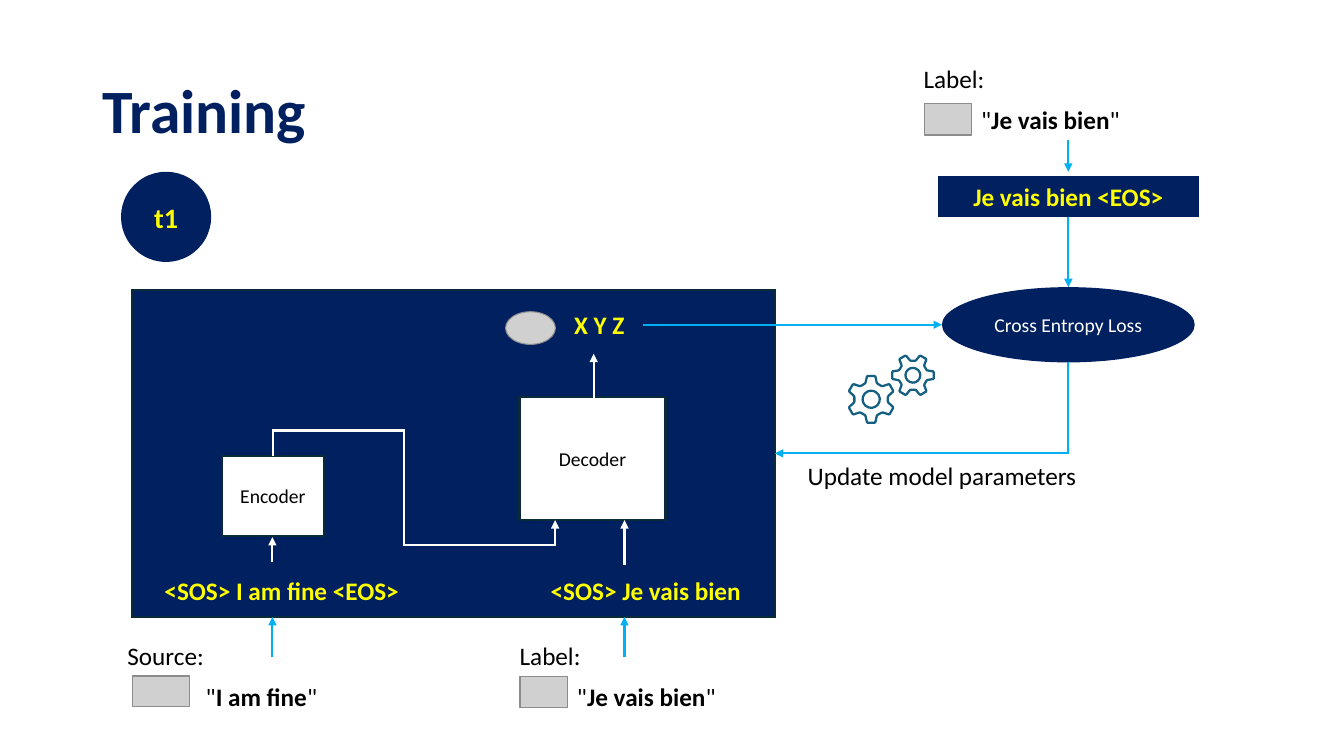
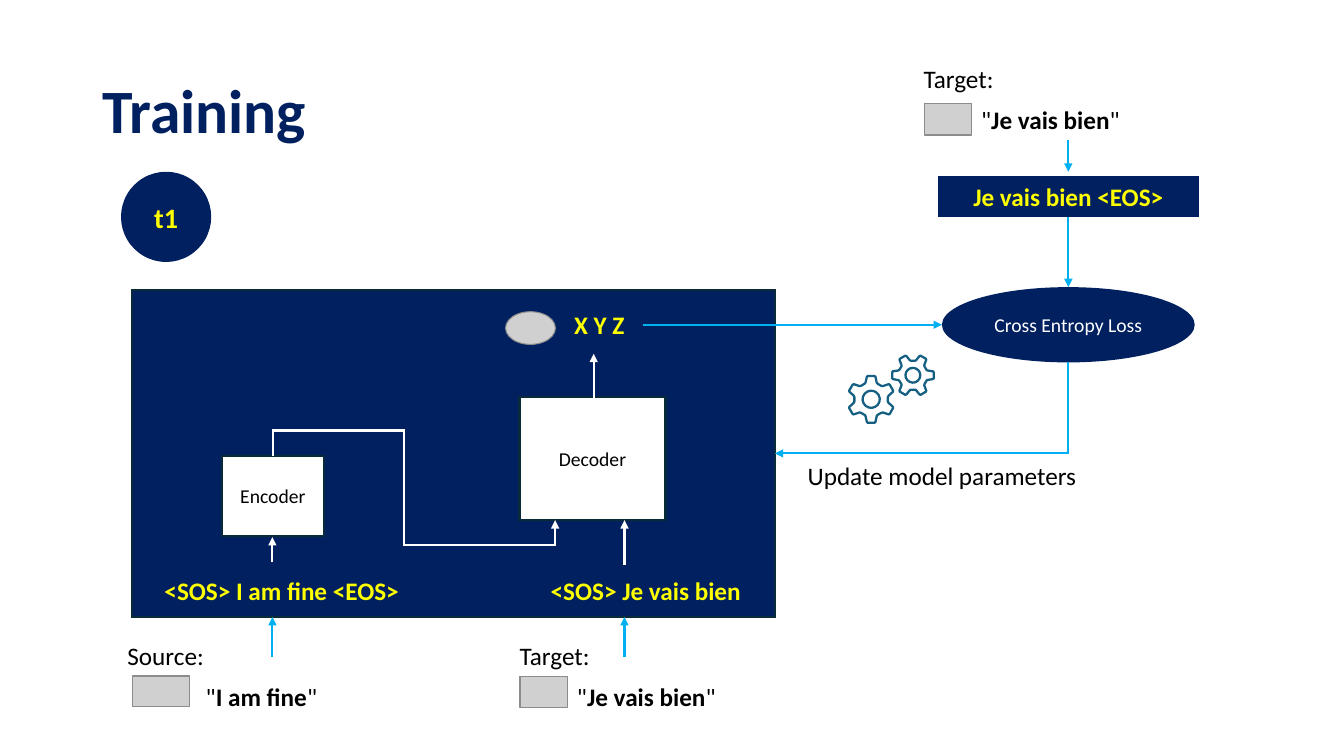
Before and after one commit to tanquangduong/transformer-pt, a slide deck: slide 30 of presentation/Introduction to Transformer.pptx (slide 14 before the commit). Drawn at 1344x756 pixels with LibreOffice and Linux fonts; fonts in the diff are those of the drawing; grey boxes stand for pictures. Boxes give left, top, right and bottom in pixels: in the first picture for what was removed or moved away, otherwise in the second. Text is boxed around its words. In the diff, an @@ line names an element or a change of style, - is before the commit and + after.

```diff
--- a/presentation/Introduction to Transformer.pptx
+++ b/presentation/Introduction to Transformer.pptx
@@ text at (x1=924, y1=71, x2=994, y2=93): text changed @@
-Label:
+Target:
@@ text at (x1=520, y1=648, x2=590, y2=670): text changed @@
-Label:
+Target:
```
Also in this commit, not shown: 3 other slides changed, 16 slides added, 3 slides removed, 1 other file.
